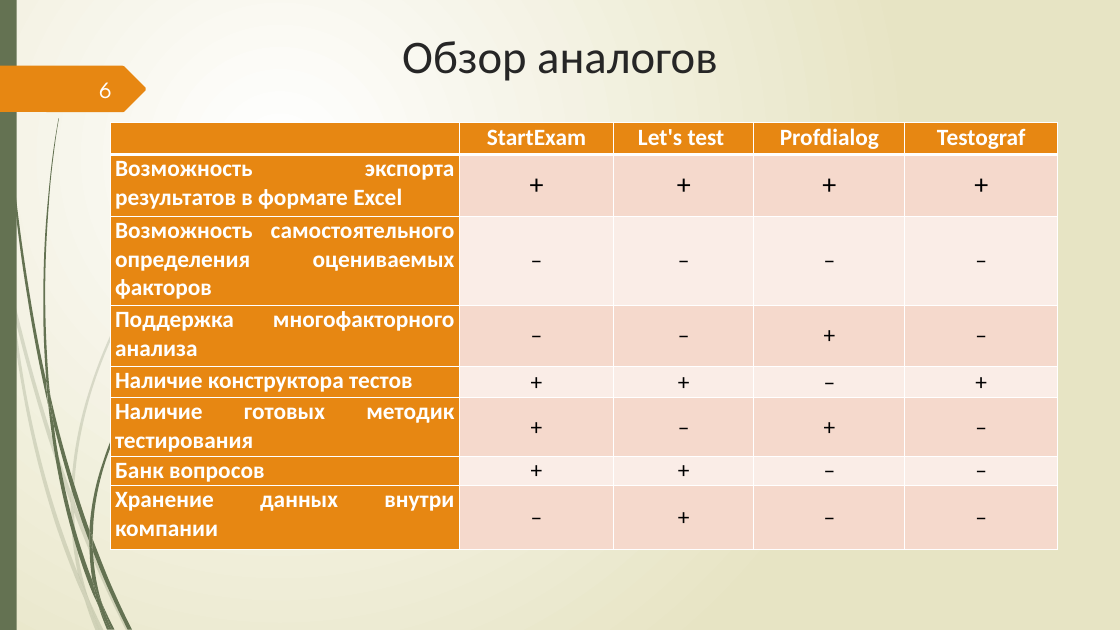
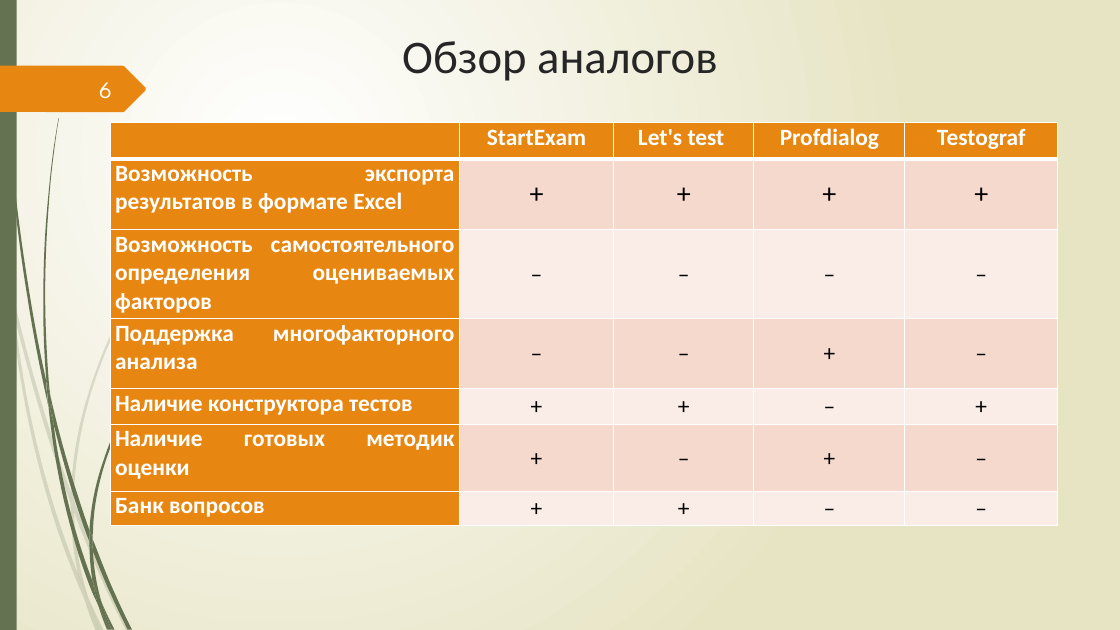
Before and after one commit to Csar9000/Quality-of-life-assessment-system, a slide deck: slide 6 of Документы/Презентация ВКР.pptx. Drawn at 1120x630 pixels with LibreOffice and Linux fonts; fonts in the diff are those of the drawing. Boxes give left, top, right and bottom in pixels: in the first picture for what was removed or moved away, otherwise in the second. Text is boxed around its words. In the diff, an @@ line names an element or a change of style, - is before the commit and + after.

```diff
--- a/Документы/Презентация ВКР.pptx
+++ b/Документы/Презентация ВКР.pptx
@@ table at (110,123,1059,525) @@
-row 6, column 1: Наличие готовых методик тестирования
+row 6, column 1: Наличие готовых методик оценки
-row 8: Хранение данных внутри компании | – | + | – | –
```
Also in this commit, not shown: 10 other slides changed, 2 slides added, 2 other files.
